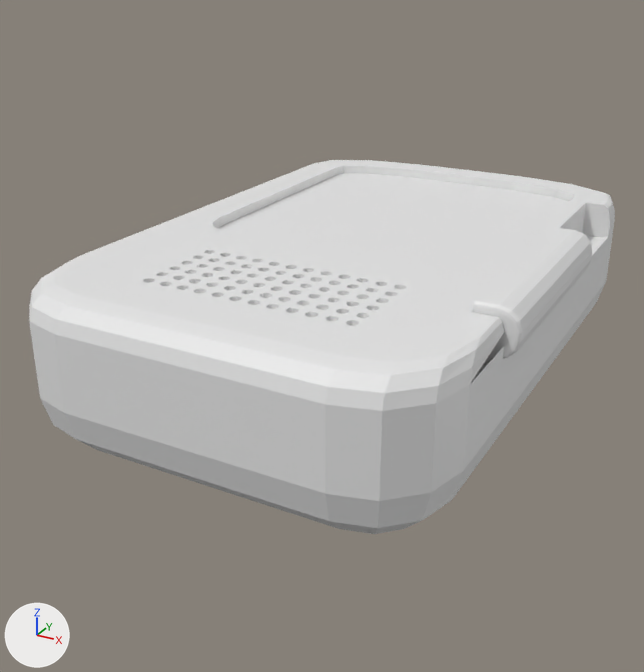
Renders of the Blender file Assets/3DModels/Suchgerät.blend from each side of a commit.
The view is the same before and after, from a camera (50 mm lens) standing at (0.0726, -0.149, 0.0647) and looking at (-0.0073, -0.0038, -0.0079). Arrows for +X, +Y and +Z are at lower left; the lights stay in place.

The scene before the commit, as lines of its bpy script (objects in view):
```python
me_cube_001 = bpy.data.meshes.new('Cube.001')
me_cube_001.from_pydata(...)  # 4792 vertices, 2538 faces; spans x -0.038..0.038, y -0.059..0.059, z -0.0145..0.0145
# faces by material slot: [2533, 5]
# before: 2 (-0.0292, -0.0069, 0.0126) at pixel (219, 226), 3 (-0.0224, -0.0136, 0.0126), 5 (0.0325, 0.0399, 0.0075) at pixel (582, 234), 6 (-0.0281, -0.0107, 0.0126), 8 (-0.0262, -0.0126, 0.0126)
# before: 17 (0.0224, -0.0136, 0.0126), 19 (0.0292, -0.0069, 0.0126), 20 (0.0262, -0.0126, 0.0126), 21 (0.0281, -0.0107, 0.0126), 24 (0.0367, 0.0399, 0.0075) at pixel (601, 237)
# before: 30 (-0.0224, -0.0136, 0.0145) at pixel (227, 231), 32 (-0.0262, -0.0126, 0.0145) at pixel (214, 227), 33 (-0.0281, -0.0107, 0.0145) at pixel (211, 223), 35 (-0.0292, -0.0069, 0.0145) at pixel (218, 217), 48 (0.0262, -0.0126, 0.0145) at pixel (471, 270)
# before: 50 (0.0224, -0.0136, 0.0145) at pixel (448, 268), 52 (0.0281, -0.0107, 0.0145) at pixel (486, 269), 53 (0.0292, -0.0069, 0.0145) at pixel (499, 263), 109 (0.0363, 0.0444, 0.0145) at pixel (608, 200), 112 (0.0371, 0.0445, 0.0139) at pixel (612, 203)
# before: 113 (0.0378, 0.0446, 0.0123) at pixel (614, 210), 144 (0.038, -0.0446, 0.0101) at pixel (469, 384), 249 (0.0325, 0.0399, 0.0145) at pixel (585, 202), 252 (0.0363, 0.0399, 0.0145) at pixel (604, 205), 255 (0.038, -0.03, 0.0101) at pixel (504, 345)
# before: 257 (0.038, 0.0399, 0.0078) at pixel (608, 236), 258 (0.038, 0.0399, 0.0101) at pixel (609, 226), 263 (0.0378, 0.0399, 0.0122) at pixel (609, 216), 264 (0.0378, -0.03, 0.0123) at pixel (504, 332), 266 (0.0378, 0.0399, 0.0123) at pixel (609, 216)
# before: 269 (0.0372, 0.0399, 0.0138) at pixel (607, 208), 271 (0.0371, 0.0399, 0.0139) at pixel (607, 208), 275 (0.0363, 0.0399, 0.0145) at pixel (604, 205)
me_cube_002 = bpy.data.meshes.new('Cube.002')
me_cube_002.from_pydata(...)  # 80 vertices, 72 faces; spans x -0.071..-0.036, y -0.227..-0.028, z 0.034..0.073
ob_gerät = bpy.data.objects.new('Gerät', me_cube_001)
ob_gerät.location = (0.0, 0.0, 0.0)
ob_schalter = bpy.data.objects.new('Schalter', me_cube_002)
ob_schalter.location = (0.0483, 0.0205, 0.0)
ob_schalter.scale = (0.222, 0.222, 0.222)
```
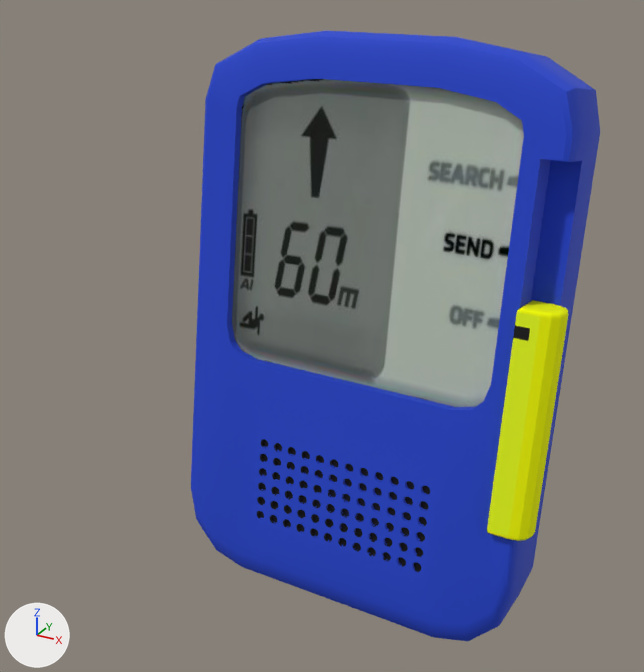
Where the newer file only moved an object's origin or applied its transform, the numbers keep the older frame.

Where the change shows, as pixel boxes (x1, y1, x2, y2) in the pictures (644 x 672 px; the box of a moved part takes in the faces that stretch with it):
'Gerät', reshaped, moved, turned
    before: (29, 160, 615, 534)
    after: (191, 31, 600, 641)
'Schalter', mesh turned
    before: (473, 227, 592, 358)
    after: (487, 300, 568, 541)
part 1 of me_cube_001, moved or reshaped
    before: (55, 164, 615, 362)
    after: (192, 100, 579, 624)
part 2 of me_cube_001, recoloured (white to grey)
    before: (218, 173, 569, 271)
    after: (232, 79, 524, 407)
part 3 of me_cube_001, recoloured (grey to blue)
    before: (29, 160, 615, 534)
    after: (191, 31, 600, 641)
part 4 of me_cube_001, recoloured
    before: (143, 250, 407, 326)
    after: (257, 439, 430, 572)
part 5 of me_cube_001, recoloured
    before: (471, 203, 608, 360)
    after: (520, 159, 582, 308)

The edits, one by one:
Picture 'DisplaySuchgerät.png' (img_displaysuchgerät_png) is new.
Material 'Display' (mat_display) is new.
Uses the picture img_displaysuchgerät_png.
Material 'Body.001' (mat_body_001) is new.
Its base color is (0.0233, 0.066, 0.627) (blue #2a49cf).
Its roughness is 0.718.
Its specular ior level is 0.573.
Its specular tint is (0.339, 0.368, 0.748) (blue #9da3e0).
Its coat weight is 0.0461.
Its coat roughness is 0.0.
Material 'holes' (mat_holes) is new.
Its base color is (0.0, 0.0, 0.0) (black #000000).
Its roughness is 0.727.
me_cube_001 is used by ob_gerät; location (0.0, 0.0, 0.0).
Verts and faces of me_cube_001; kept vertices keep their numbers, new ones are numbered from 4792.
me_cube_001 had 4792 vertices, 2538 faces and spanned x -0.038..0.038, y -0.059..0.059, z -0.0145..0.0145.
me_cube_001 now has 4790 vertices, 2539 faces and spans x -0.038..0.038, y -0.059..0.059, z -0.0145..0.0145.
Part 1, on me_cube_001:
Vertices deleted: 269, 275 (with the faces that use them).
Vertices 2, 3, 6, 8, 17, 19, 20, 21, 30, 32, 33, 35, 48, 50, 52, 53 move by (0.0, 0.0058, 0.0).
New faces: (112, 271, 266, 113), (109, 252, 271, 112), (5, 24, 257, 258, 263, 266, 271, 252, 249), (144, 255, 264) (mat_body_001 (blue #2a49cf)).
me_cube_001 part 2: 1 face spanning x -0.0292..0.0292, y -0.0078..0.0502, z 0.0126 switches from no material to mat_display.
me_cube_001 part 3: 1631 faces spanning x -0.038..0.038, y -0.059..0.059, z -0.0145..0.0145 switch from no material to mat_body_001 (blue #2a49cf).
me_cube_001 part 4: 899 faces spanning x -0.0192..0.02, y -0.0434..-0.0245, z 0.0137..0.0145 switch from no material to mat_holes (black #000000).
me_cube_001 part 5: 4 faces spanning x 0.0325..0.038, y -0.03..0.0399, z 0.0075..0.0145 switch from no material to mat_body_001 (blue #2a49cf).
me_cube_001 now uses material mat_display.
me_cube_002 has 80 vertices, 72 faces and spans x -0.071..-0.036, y -0.227..-0.028, z 0.034..0.073.
me_cube_002 is used by ob_schalter; location (0.0483, 0.0205, 0.0); scale (0.222, 0.222, 0.222).
me_cube_002 part 6: the whole mesh is turned 81.4 degrees about the x axis through its middle, then moved by (0.0, 0.016, -0.126).
Object 'Gerät' (ob_gerät) moves from (0.0, 0.0, 0.0) to (0.0, 0.0087, -0.0101).
Object 'Gerät' (ob_gerät) turns from (0, 0, 0) to (81, 0, 0) degrees about x, y and z.
